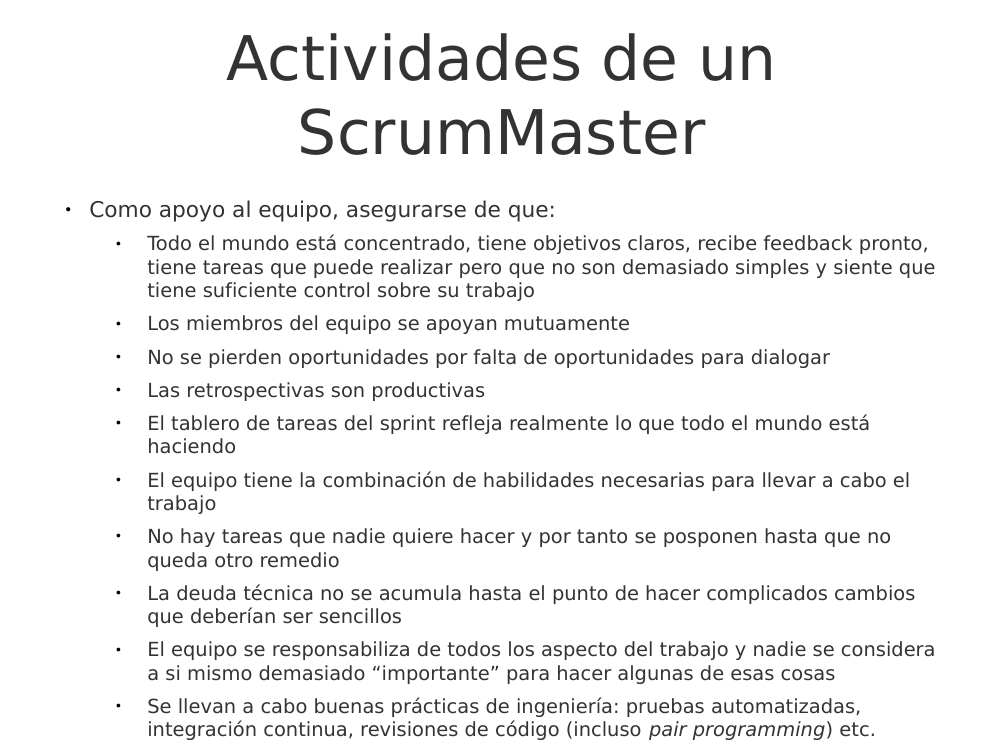
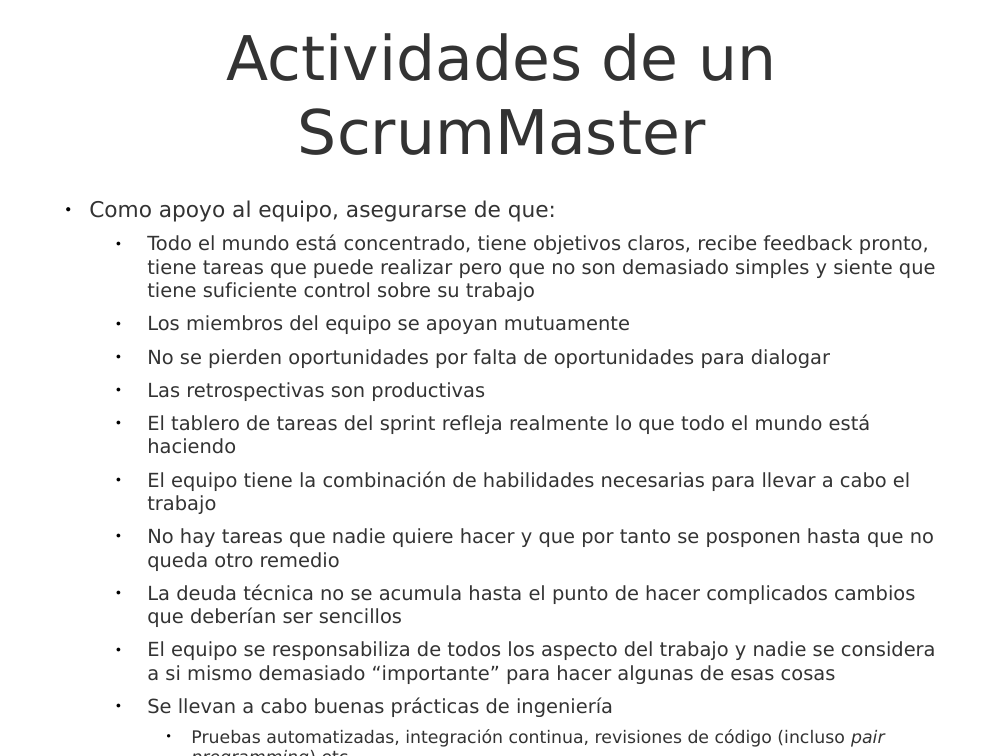
Before and after one commit to UNIZAR-30248-GeProSoft/scrum-slides, a slide deck: slide 17 of 7i_GPS-S09-Scrum-RolesEnDetalle.odp. Drawn at 1008x756 pixels with LibreOffice and Linux fonts; fonts in the diff are those of the drawing; background and template pictures are left out. Boxes give left, top, right and bottom in pixels: in the first picture for what was removed or moved away, otherwise in the second. Text is boxed around its words. In the diff, an @@ line names an element or a change of style, - is before the commit and + after.

```diff
--- a/7i_GPS-S09-Scrum-RolesEnDetalle.odp
+++ b/7i_GPS-S09-Scrum-RolesEnDetalle.odp
@@ text at box(147, 528, 934, 571): text changed @@
-  ● No hay tareas que nadie quiere hacer y por tanto se posponen hasta que no queda otro remedio
+  ● No hay tareas que nadie quiere hacer y que por tanto se posponen hasta que no queda otro remedio
@@ text at box(147, 698, 652, 717): text changed @@
-Salvo que se indique lo contrario, este trabajo es © 2017 Rubén Béjar http://www.rubenbejar.com
+Salvo que se indique lo contrario, este trabajo es © 18/11/2020 Rubén Béjar http://www.rubenbejar.com
@@ text at box(178, 697, 884, 747): text changed; size 13.9 to 12.4 pt @@
-  ● Se llevan a cabo buenas prácticas de ingeniería: pruebas automatizadas, integración continua, revisiones de código (incluso pair programming) etc.
+  ● Se llevan a cabo buenas prácticas de ingeniería
+    ● Pruebas automatizadas, integración continua, revisiones de código (incluso pair programming) etc.
```
Also in this commit, not shown: 40 other slides changed, 5 slides added, 1 other file.
